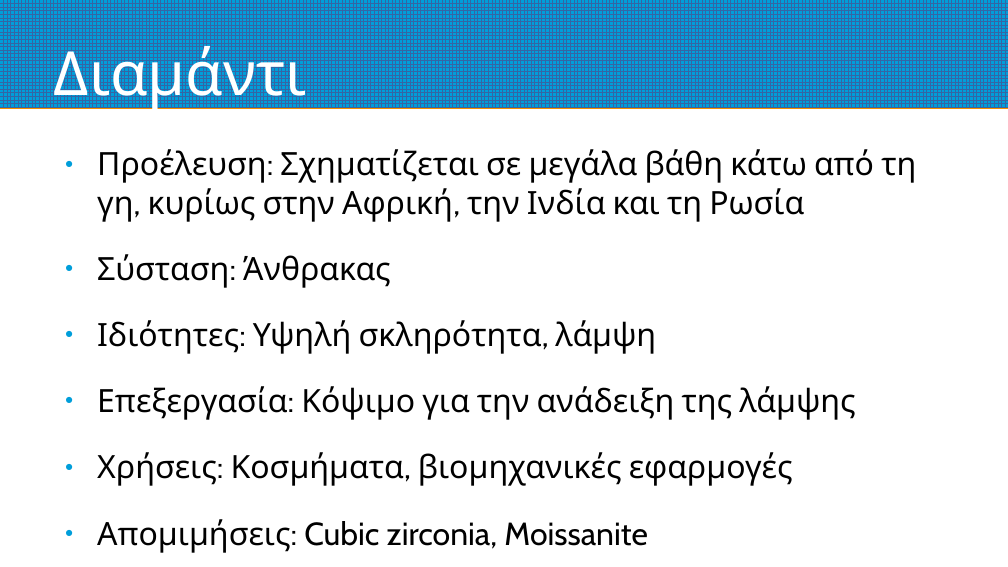
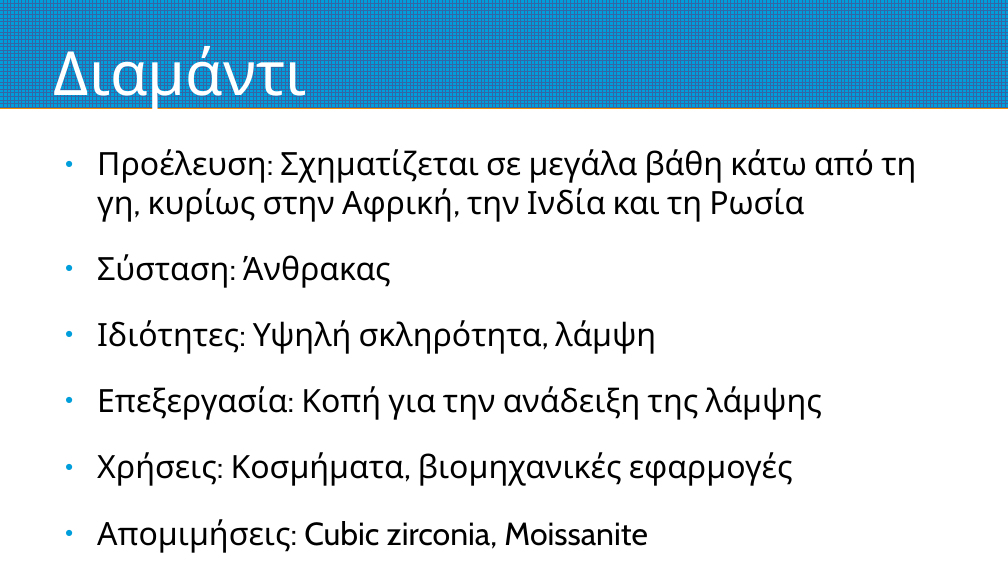
Before and after one commit to nickaiva/epas, a slide deck: slide 9 of preciousStones.odp. Drawn at 1008x567 pixels with LibreOffice and Linux fonts; fonts in the diff are those of the drawing. Boxes give left, top, right and bottom in pixels: in the first picture for what was removed or moved away, otherwise in the second. Text is boxed around its words. In the diff, an @@ line names an element or a change of style, - is before the commit and + after.

```diff
--- a/preciousStones.odp
+++ b/preciousStones.odp
@@ text at <box>97,386,822,420</box>: text changed @@
-● Επεξεργασία: Κόψιμο για την ανάδειξη της λάμψης
+● Επεξεργασία: Κοπή για την ανάδειξη της λάμψης
```
Also in this commit, not shown: 2 other slides changed, 1 other file.
